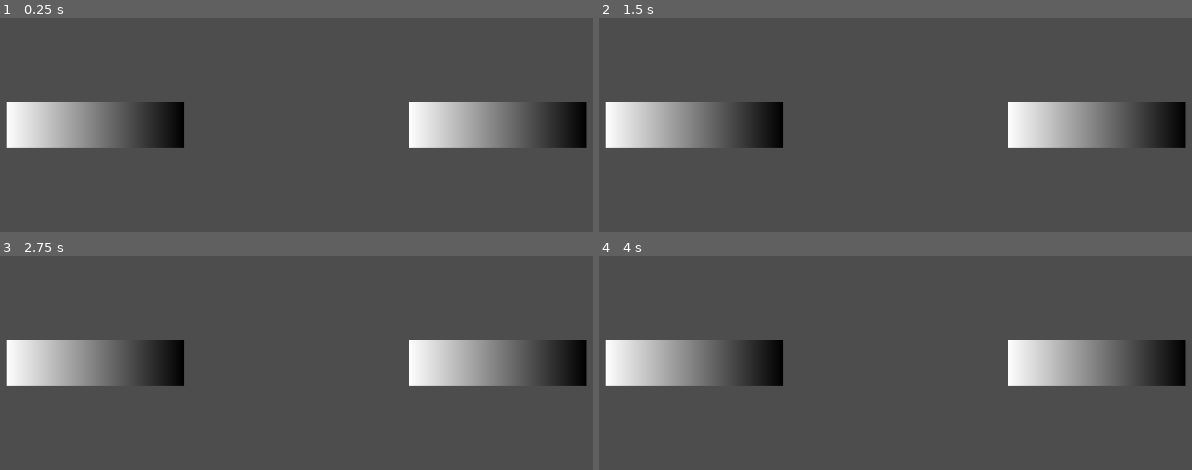
Above: before the commit, frames 1-4 (two rows, left to right).
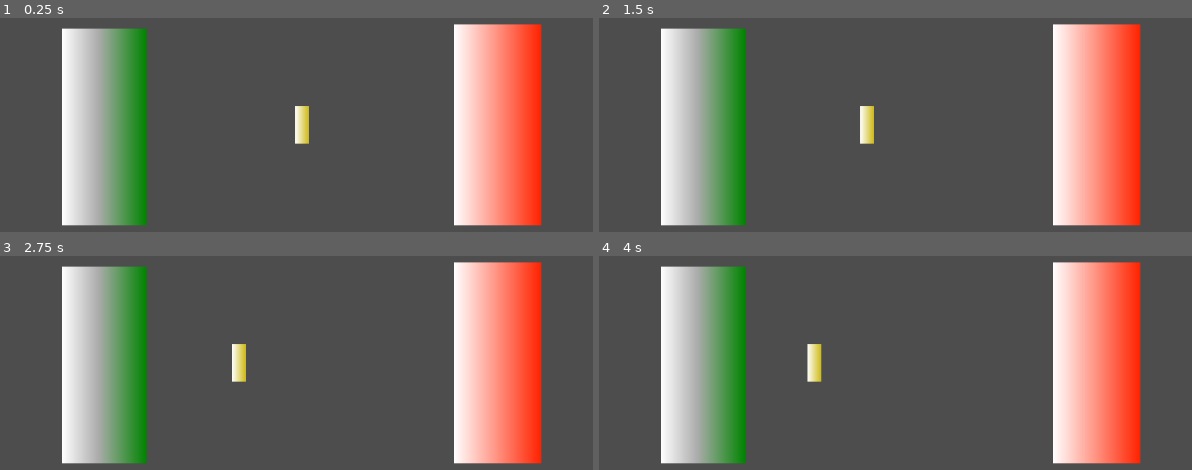
Above: after the commit, the same moments.

Repository: Xiphereal/CivisJam
Game: Godot game, scene res://scenes/main.tscn
The game is run twice, just before and just after one commit, with the same random seed, the same clock (stepped at 60 frames per second) and the same inputs.
Inputs (mouse positions are in pixels of both pictures, inside the frame that each line leads up to):
- Up to frame 1 (0.25 s): no input
- Up to frame 2 (1.5 s): tap Enter at 0.5 s; move the mouse to (1079, 82) at 0.52 s; press the mouse at (1079, 82) at 0.53 s; move the mouse to (741, 127) at 1.27 s; release the mouse at (741, 127) at 1.28 s; click (741, 127) at 1.35 s
- Up to frame 3 (2.75 s): tap Space at 2 s; move the mouse to (outside the picture) at 2.02 s; press the mouse at (outside the picture) at 2.03 s
- Up to frame 4 (4 s): move the mouse to (859, 433) at 2.77 s; release the mouse at (859, 433) at 2.78 s; click (859, 433) at 2.85 s; tap Enter at 3.5 s; move the mouse to (1144, 410) at 3.52 s; press the mouse at (1144, 410) at 3.53 s

The runs differ from the first frame. In frame 1, 34% of the frame differs, in the area x 1-99%, y 2-98%; in frame 2, 34%; in frame 3, 34%; in frame 4, 34%.

Commit message:
Key moves to the left when pulled

Diff:
--- a/project.godot
+++ b/project.godot
@@ -18,3 +18,11 @@
 [dotnet]
 
 project/assembly_name="CivisJam"
+
+[input]
+
+pull={
+"deadzone": 0.5,
+"events": [Object(InputEventMouseButton,"resource_local_to_scene":false,"resource_name":"","device":-1,"window_id":0,"alt_pressed":false,"shift_pressed":false,"ctrl_pressed":false,"meta_pressed":false,"button_mask":0,"position":Vector2(0, 0),"global_position":Vector2(0, 0),"factor":1.0,"button_index":1,"canceled":false,"pressed":false,"double_click":false,"script":null)
+]
+}
--- /dev/null
+++ b/scenes/key.gd
@@ -0,0 +1,5 @@
+extends Node2D
+
+func _process(delta):
+	if Input.is_action_pressed("pull"):
+		position.x -= 1
--- a/scenes/main.tscn
+++ b/scenes/main.tscn
@@ -1,9 +1,25 @@
-[gd_scene load_steps=3 format=3 uid="uid://cfjit7ema1pr0"]
+[gd_scene load_steps=8 format=3 uid="uid://cfjit7ema1pr0"]
+
+[ext_resource type="Script" path="res://scenes/key.gd" id="1_flnan"]
 
 [sub_resource type="Gradient" id="Gradient_3l363"]
+offsets = PackedFloat32Array(0, 0.571429, 1)
+colors = PackedColorArray(0, 0.517647, 0, 1, 0.675325, 0.675325, 0.675325, 1, 1, 1, 1, 1)
 
 [sub_resource type="GradientTexture1D" id="GradientTexture1D_3tbwp"]
 gradient = SubResource("Gradient_3l363")
+
+[sub_resource type="Gradient" id="Gradient_20k1u"]
+colors = PackedColorArray(1, 0.137255, 0, 1, 1, 1, 1, 1)
+
+[sub_resource type="GradientTexture1D" id="GradientTexture1D_scwlu"]
+gradient = SubResource("Gradient_20k1u")
+
+[sub_resource type="Gradient" id="Gradient_6dqa4"]
+colors = PackedColorArray(0.805694, 0.727546, 0.0751199, 1, 1, 1, 1, 1)
+
+[sub_resource type="GradientTexture1D" id="GradientTexture1D_rlxgx"]
+gradient = SubResource("Gradient_6dqa4")
 
 [node name="Node2D" type="Node2D"]
 
@@ -15,7 +31,8 @@
 metadata/_edit_group_ = true
 
 [node name="Sprite2D" type="Sprite2D" parent="Player"]
-scale = Vector2(-1, 66.5)
+position = Vector2(12.9631, 3.36738)
+scale = Vector2(-0.477802, 284.258)
 texture = SubResource("GradientTexture1D_3tbwp")
 
 [node name="Boss" type="Node2D" parent="."]
@@ -24,5 +41,14 @@
 
 [node name="Sprite2DBoss" type="Sprite2D" parent="Boss"]
 rotation = 3.14159
-scale = Vector2(1, -66.5)
-texture = SubResource("GradientTexture1D_3tbwp")
+scale = Vector2(0.491385, -290.992)
+texture = SubResource("GradientTexture1D_scwlu")
+
+[node name="Key" type="Node2D" parent="."]
+position = Vector2(575, 353)
+script = ExtResource("1_flnan")
+metadata/_edit_group_ = true
+
+[node name="Sprite2D" type="Sprite2D" parent="Key"]
+scale = Vector2(-0.078125, 54.5)
+texture = SubResource("GradientTexture1D_rlxgx")
